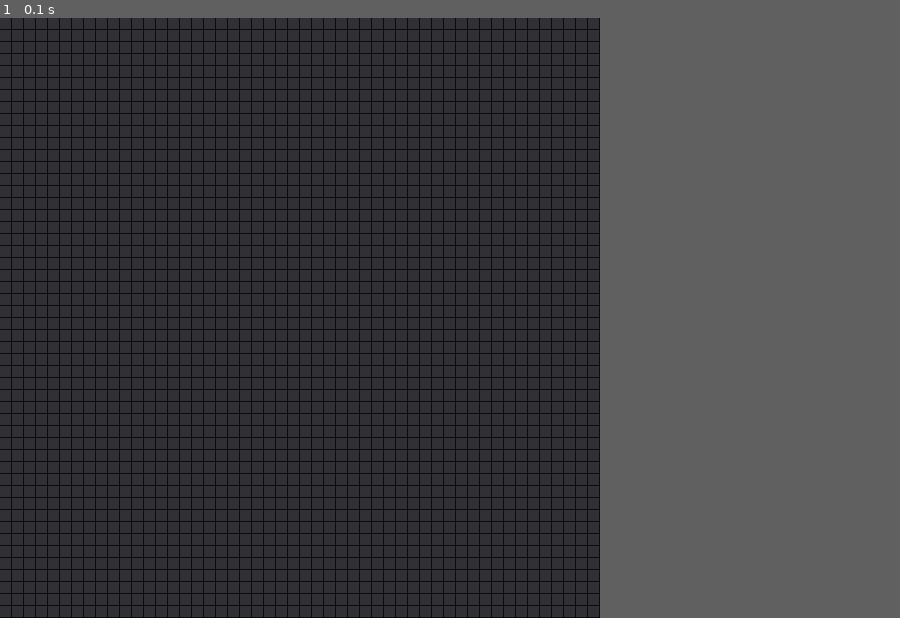
Above: before the commit, frame 1.
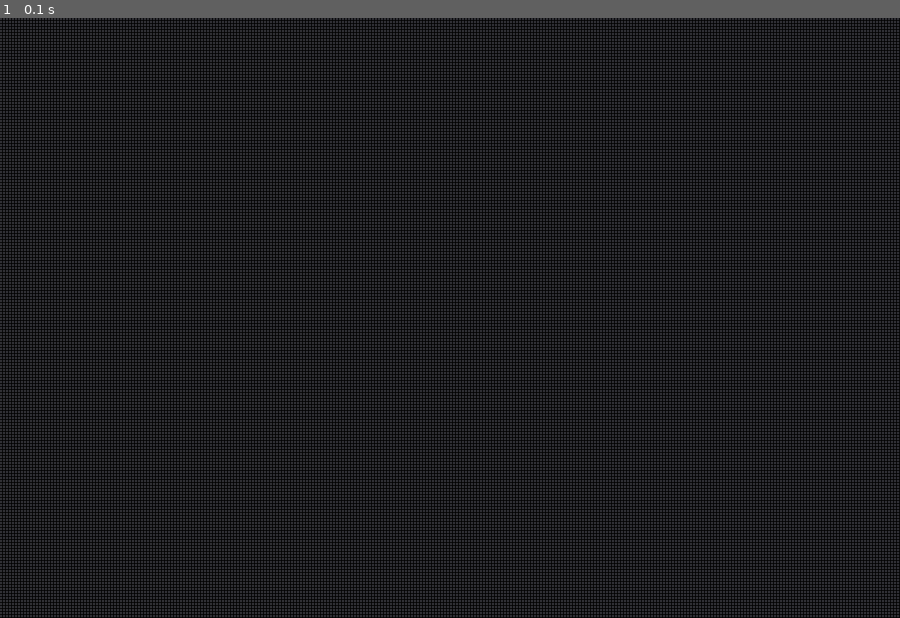
Above: after the commit, the same moment.

Repository: educ8s/Python-Game-Of-Life-with-Pygame
Game: pygame game, started from main.py
Two runs of this game, one before a commit and one after it. Both use one fixed random seed, a clock stepped at 60 frames per second and the inputs below.
Inputs:
- Up to frame 1 (0.1 s): no input
The window is 600x600 before the commit and 900x600 after it. Grey fills any space a smaller window leaves; there, only what the larger window draws over its background counts as a difference.

The runs differ from the first frame. In frame 1, 45% of the frame differs, in the area x 0-100%, y 0-100%.

Commit message:
v1.03
Removed cell class.

Diff:
--- a/cell.py
+++ /dev/null
@@ -1,12 +0,0 @@
-import pygame
-
-class Cell:
-    def __init__(self, x, y, size, is_alive=False):
-        self.x = x
-        self.y = y
-        self.size = size - 1
-        self.is_alive = is_alive
-
-    def draw(self, screen):
-        color = (50, 50, 55) if not self.is_alive else (0, 255, 0)
-        pygame.draw.rect(screen, color, (self.x, self.y, self.size, self.size))
--- a/game.py
+++ b/game.py
@@ -18,20 +18,20 @@
 				for column in range(self.columns):
 					live_neighbors = self.count_live_neighbors(row, column, self.current_grid)
 					cell = self.current_grid.cells[row][column]
-					if cell.is_alive:
+					if cell:
 						if live_neighbors < 2 or live_neighbors > 3:
-							self.next_grid.cells[row][column].is_alive = False
+							self.next_grid.cells[row][column] = False
 						else:
-							self.next_grid.cells[row][column].is_alive = True
+							self.next_grid.cells[row][column] = True
 					else:
 						if live_neighbors == 3:
-							self.next_grid.cells[row][column].is_alive = True
+							self.next_grid.cells[row][column] = True
 						else:
-							self.next_grid.cells[row][column].is_alive = False
+							self.next_grid.cells[row][column] = False
 
 			for row in range(self.rows):
 				for column in range(self.columns):
-					self.current_grid.cells[row][column].is_alive = self.next_grid.cells[row][column].is_alive
+					self.current_grid.cells[row][column] = self.next_grid.cells[row][column]
 
 	def count_live_neighbors(self, row, column, grid):
 		directions = [(-1, -1), (-1, 0), (-1, 1), (0, -1), (0, 1), (1, -1), (1, 0), (1, 1)]
@@ -42,7 +42,7 @@
 		for dx, dy in directions:
 			nx = (row + dx) % max_row
 			ny = (column + dy) % max_column
-			live_neighbors += grid.cells[nx][ny].is_alive
+			live_neighbors += grid.cells[nx][ny]
 
 		return live_neighbors
 
@@ -54,7 +54,7 @@
 			x, y = pygame.mouse.get_pos()
 			row = y // self.cell_size
 			column = x // self.cell_size
-			self.current_grid.cells[row][column].is_alive = not self.current_grid.cells[row][column].is_alive
+			self.current_grid.cells[row][column] = not self.current_grid.cells[row][column]
 
 	def start(self):
 		self.run = True
--- a/grid.py
+++ b/grid.py
@@ -1,24 +1,27 @@
-import pygame, random
-from cell import Cell
+import pygame
+import random
 
 class Grid:
-	def __init__(self, width, height, cell_size):
-		self.width = width
-		self.height = height
-		self.cell_size = cell_size
-		self.columns = width // cell_size
-		self.rows = height // cell_size
-		self.cells = [[Cell(x * cell_size, y * cell_size, cell_size) for x in range(self.columns)] for y in range(self.rows)]
+    def __init__(self, width, height, cell_size):
+        self.width = width
+        self.height = height
+        self.cell_size = cell_size
+        self.columns = width // cell_size
+        self.rows = height // cell_size
+        # Initialize the grid with False (dead cells)
+        self.cells = [[False for _ in range(self.columns)] for _ in range(self.rows)]
 
-	def draw(self, screen):
-		for row in self.cells:
-			for cell in row:
-				cell.draw(screen)
+    def draw(self, screen):
+        for y in range(self.rows):
+            for x in range(self.columns):
+                color = (0, 255, 0) if self.cells[y][x] else (50, 50, 55)
+                pygame.draw.rect(screen, color, (x * self.cell_size, y * self.cell_size, self.cell_size - 1, self.cell_size - 1))
 
-	def fill_random(self):
-		for row in self.cells:
-			for cell in row:
-				cell.is_alive = random.choice([True, False, False, False, False, False])
+    def fill_random(self):
+        for y in range(self.rows):
+            for x in range(self.columns):
+                self.cells[y][x] = random.choice([True, False, False, False, False, False])
 
-	def fill_zeros(self):
-		self.cells = [[Cell(x * self.cell_size, y * self.cell_size, self.cell_size) for x in range(self.columns)] for y in range(self.rows)]
+    def fill_zeros(self):
+        # Reset the grid to all dead cells
+        self.cells = [[False for _ in range(self.columns)] for _ in range(self.rows)]
--- a/main.py
+++ b/main.py
@@ -1,9 +1,9 @@
 import pygame, sys
 from game import Game
 
-WINDOW_WIDTH = 800
+WINDOW_WIDTH = 1200
 WINDOW_HEIGHT = 800
-CELL_SIZE = 16
+CELL_SIZE = 4
 
 pygame.init()
 
